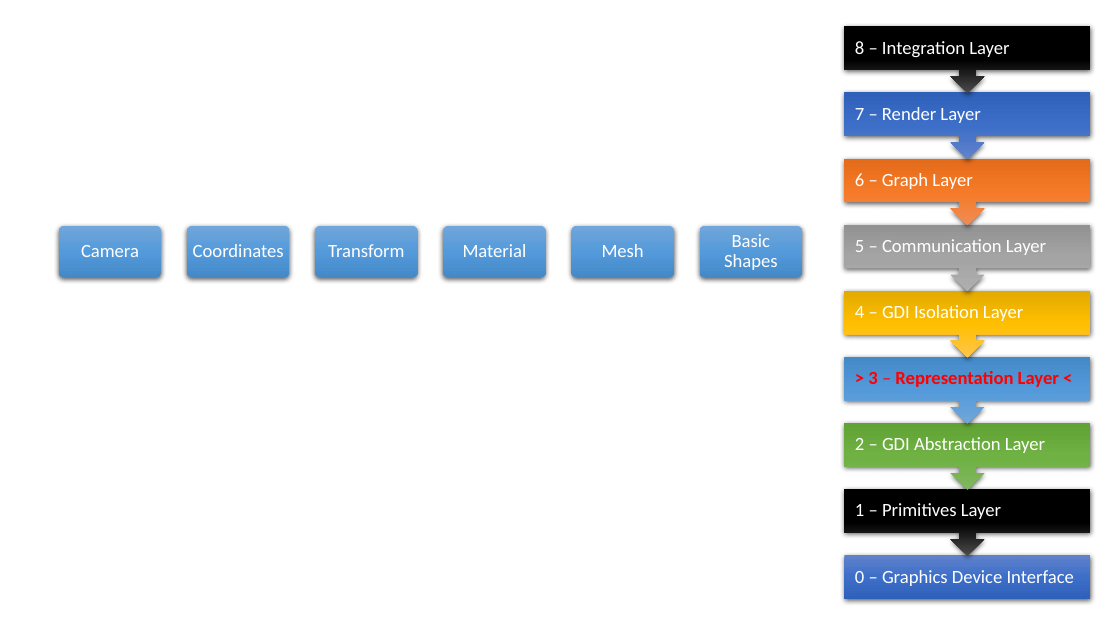
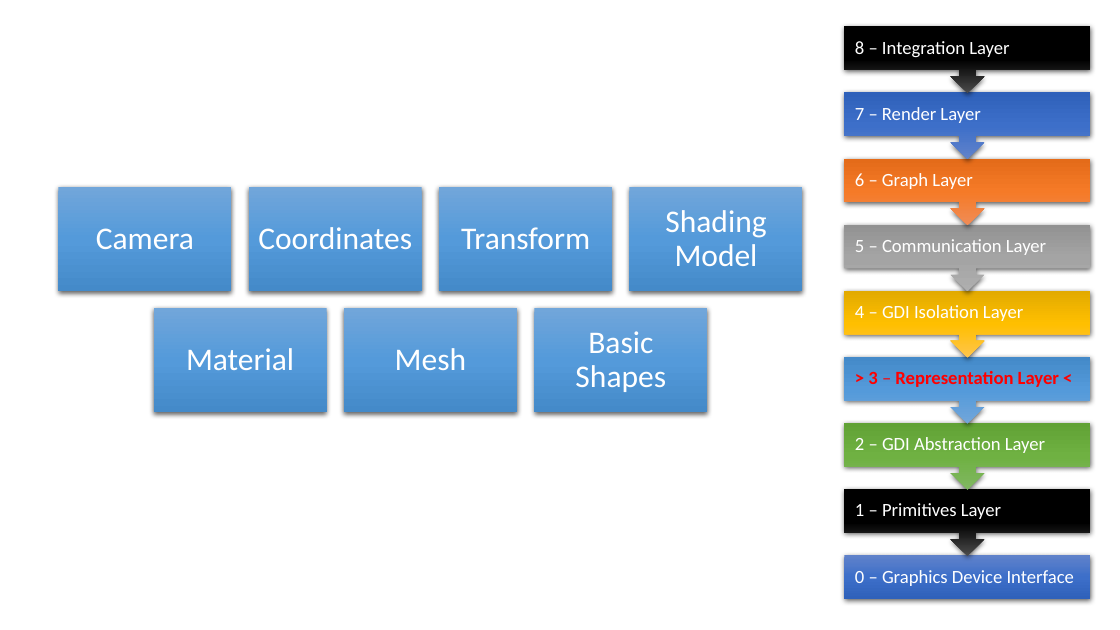
Before and after one commit to pawel-kaleta/FoolsEngine, a slide deck: slide 5 of Documentation/Rendering Architecture.pptx. Drawn at 1120x630 pixels with LibreOffice and Linux fonts; fonts in the diff are those of the drawing. Boxes give left, top, right and bottom in pixels: in the first picture for what was removed or moved away, otherwise in the second. Text is boxed around its words. In the diff, an @@ line names an element or a change of style, - is before the commit and + after.

```diff
--- a/Documentation/Rendering Architecture.pptx
+++ b/Documentation/Rendering Architecture.pptx
@@ text "Camera": place and size @@
-text "Camera" at bbox=[81, 245, 139, 257]
+text "Camera" at bbox=[96, 228, 194, 249]
@@ text "Coordinates": place and size @@
-text "Coordinates" at bbox=[193, 244, 284, 257]
+text "Coordinates" at bbox=[258, 227, 412, 249]
@@ text "Transform": place and size @@
-text "Transform" at bbox=[328, 244, 404, 257]
+text "Transform" at bbox=[461, 227, 590, 249]
@@ group removed at bbox=[59, 226, 802, 277]: 6 rounded rectangles @@
@@ text "Material": place and size @@
-text "Material" at bbox=[463, 244, 527, 257]
+text "Material" at bbox=[186, 348, 294, 370]
@@ text "Mesh": place and size @@
-text "Mesh" at bbox=[602, 244, 644, 257]
+text "Mesh" at bbox=[395, 348, 466, 370]
@@ size 16 to 27 pt; more space between paragraphs in 6 elements at bbox=[96, 228, 194, 249], bbox=[258, 227, 412, 249], bbox=[461, 227, 590, 249], bbox=[186, 348, 294, 370], bbox=[395, 348, 466, 370], bbox=[575, 331, 666, 392] @@
@@ text "Basic Shapes": place and size @@
-text "Basic Shapes" at bbox=[724, 234, 778, 270]
+text "Basic Shapes" at bbox=[575, 331, 666, 392]
@@ group added at bbox=[59, 187, 802, 413]: 7 rectangles, 1 text @@
+Shading Model
```
Also in this commit, not shown: 29 other files.
